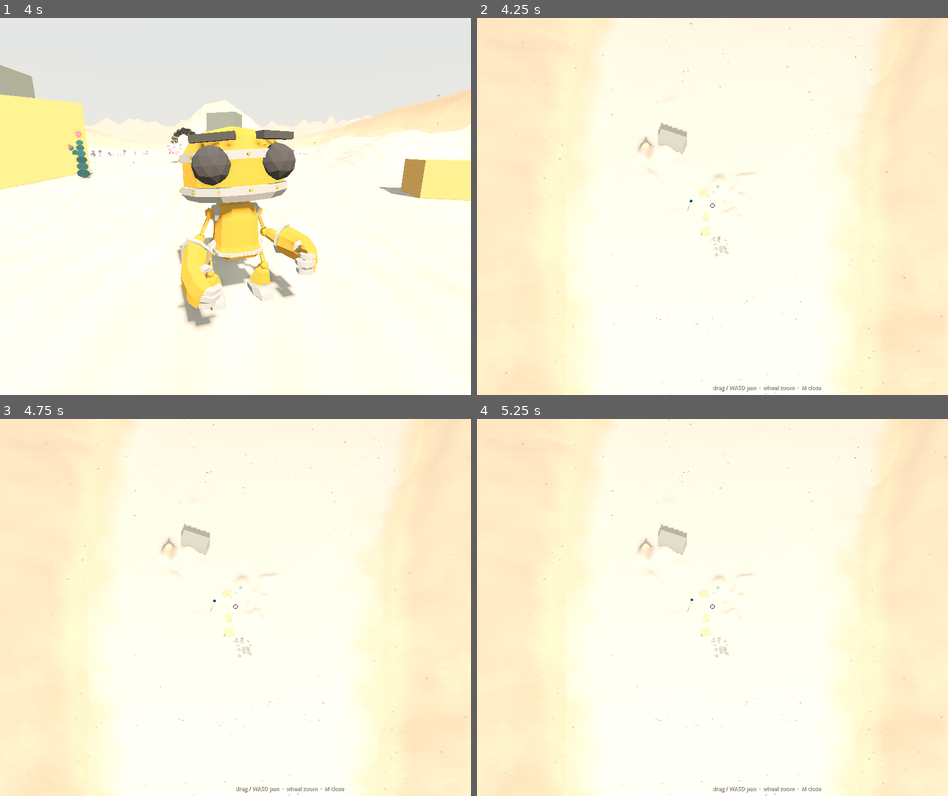
Above: before the commit, frames 1-4 (two rows, left to right).
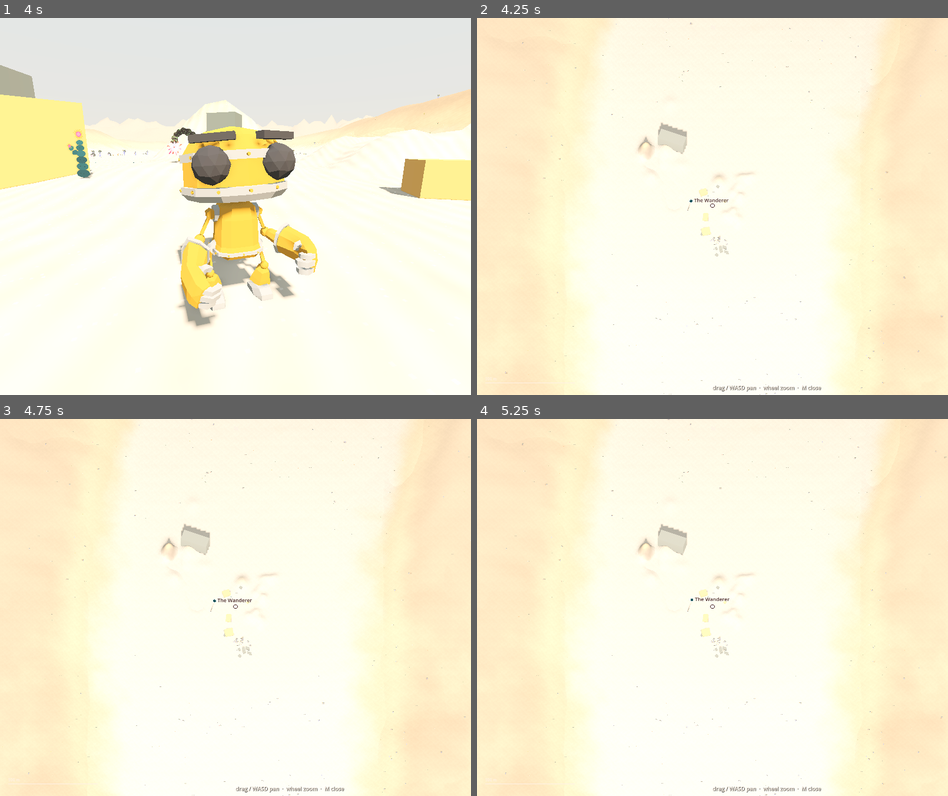
Above: after the commit, the same moments.

Repository: nicco-b/valley
Game: Godot game, scene res://game/world/valley.tscn
Two runs of this game, one before a commit and one after it. Both use one fixed random seed, a clock stepped at 60 frames per second and the inputs below.
Inputs (mouse positions are in pixels of both pictures, inside the frame that each line leads up to):
- Up to frame 1 (4 s): tap Enter at 0.5 s; move the mouse to (259, 206) at 0.52 s; hold ] (brush_bigger) 0.53-1.28 s; hold E (god_up) from 0.53 s (still down); click (259, 206) at 0.67 s; tap Space (jump) at 0.77, 1.07, 1.52, 1.82, 3.02, 3.32, 3.77 s; move the mouse to (211, 206) at 1.27 s; tap [ (brush_smaller) at 1.35 s; click (211, 206) at 1.42 s; move the mouse to (244, 198) at 2.02 s; hold Tab (god_tool) 2.03-2.78 s; click (244, 198) at 2.17 s; move the mouse to (230, 214) at 2.77 s; tap Z (god_undo) at 2.85 s; click (230, 214) at 2.92 s; move the mouse to (268, 210) at 3.52 s; tap C (sit) at 3.6 s; click (268, 210) at 3.67 s
- Up to frame 2 (4.25 s): keep holding E (god_up); tap Space (jump) at 4.07 s; tap M (map) at 4.15 s
- Up to frame 3 (4.75 s): release E (god_up) at 4.25 s; drag from (94, 550) to (164, 513) at 4.27 s
- Up to frame 4 (5.25 s): tap Space (jump) at 5 s; move the mouse to (736, 607) at 5.02 s; hold Q (god_down) from 5.03 s (still down); tap 1 at 5.1 s; click (736, 607) at 5.17 s

Frame 1 is identical in both runs. In frame 2, less than 0.1% of the frame differs, in the area x 1-54%, y 47-97%; in frame 3, less than 0.1%; in frame 4, less than 0.1%.

Commit message:
Map: trackpad gestures, NPC labels, compass, scale bar
Pinch-to-zoom (MagnifyGesture) and two-finger pan (PanGesture) — macOS
trackpads send gestures, not wheel events. Zoom range extended to see
the new mountain ranges. NPC dots get name labels; north indicator and
a 100m scale bar anchor the reading.

Co-Authored-By: Claude Fable 5 <noreply@anthropic.com>

Diff:
--- a/game/ui/map_screen.gd
+++ b/game/ui/map_screen.gd
@@ -50,9 +50,17 @@
 		return
 	if event is InputEventMouseButton and event.pressed:
 		if event.button_index == MOUSE_BUTTON_WHEEL_UP:
-			_ortho = clampf(_ortho * 0.85, 130.0, 1100.0)
+			_ortho = clampf(_ortho * 0.85, 130.0, 1500.0)
 		elif event.button_index == MOUSE_BUTTON_WHEEL_DOWN:
-			_ortho = clampf(_ortho / 0.85, 130.0, 1100.0)
+			_ortho = clampf(_ortho / 0.85, 130.0, 1500.0)
+	elif event is InputEventMagnifyGesture:
+		# Trackpad pinch.
+		_ortho = clampf(_ortho / event.factor, 130.0, 1500.0)
+	elif event is InputEventPanGesture:
+		# Trackpad two-finger pan.
+		var scale := _ortho / get_viewport().get_visible_rect().size.y
+		_focus.x += event.delta.x * scale * 2.2
+		_focus.z += event.delta.y * scale * 2.2
 	elif event is InputEventMouseMotion and event.button_mask & MOUSE_BUTTON_MASK_LEFT:
 		var scale := _ortho / get_viewport().get_visible_rect().size.y
 		_focus.x -= event.relative.x * scale
@@ -114,16 +122,29 @@
 		_markers.draw_circle(p, 5.0, Color(0.55, 0.16, 0.30))
 		_markers.draw_circle(p, 5.0, Color.WHITE, false, 1.5)
 		_draw_label(font, p + Vector2(10, 5), m[0])
-	var npc := get_tree().get_first_node_in_group("npc")
-	if npc:
+	for npc in get_tree().get_nodes_in_group("npc"):
 		var p := _cam.unproject_position(npc.global_position + Vector3.UP * 2.0)
 		_markers.draw_circle(p, 5.0, Color(0.13, 0.35, 0.37))
 		_markers.draw_circle(p, 5.0, Color.WHITE, false, 1.5)
+		_draw_label(font, p + Vector2(9, 4), npc.display_name)
 	var player := get_tree().get_first_node_in_group("player")
 	if player:
 		var p := _cam.unproject_position(player.global_position + Vector3.UP * 2.0)
 		_markers.draw_circle(p, 6.0, Color.WHITE)
 		_markers.draw_circle(p, 6.0, COLOR_INK, false, 1.5)
+
+	# Compass north + scale bar.
+	var vp := _markers.size
+	_markers.draw_string(font, Vector2(vp.x * 0.5 - 5, 34), "N",
+			HORIZONTAL_ALIGNMENT_LEFT, -1, 18, Color(1, 0.95, 0.9))
+	_markers.draw_line(Vector2(vp.x * 0.5, 44), Vector2(vp.x * 0.5, 58),
+			Color(1, 0.95, 0.9), 1.5)
+	var bar_px := 100.0 / _cam.size * vp.y
+	var bar_y := vp.y - 36.0
+	_markers.draw_line(Vector2(24, bar_y), Vector2(24 + bar_px, bar_y),
+			Color(1, 0.95, 0.9), 2.0)
+	_markers.draw_string(font, Vector2(24, bar_y - 8), "100 m",
+			HORIZONTAL_ALIGNMENT_LEFT, -1, 12, Color(1, 0.95, 0.9))
 
 
 func _draw_label(font: Font, pos: Vector2, text: String) -> void:
